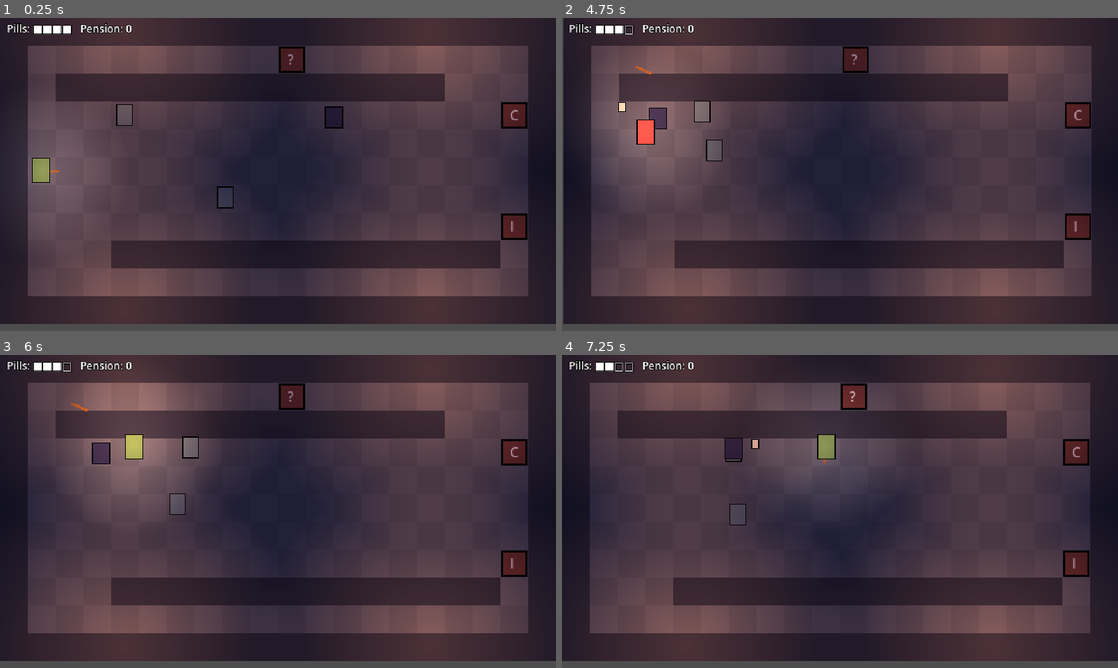
Above: before the commit, frames 1-4 (two rows, left to right).
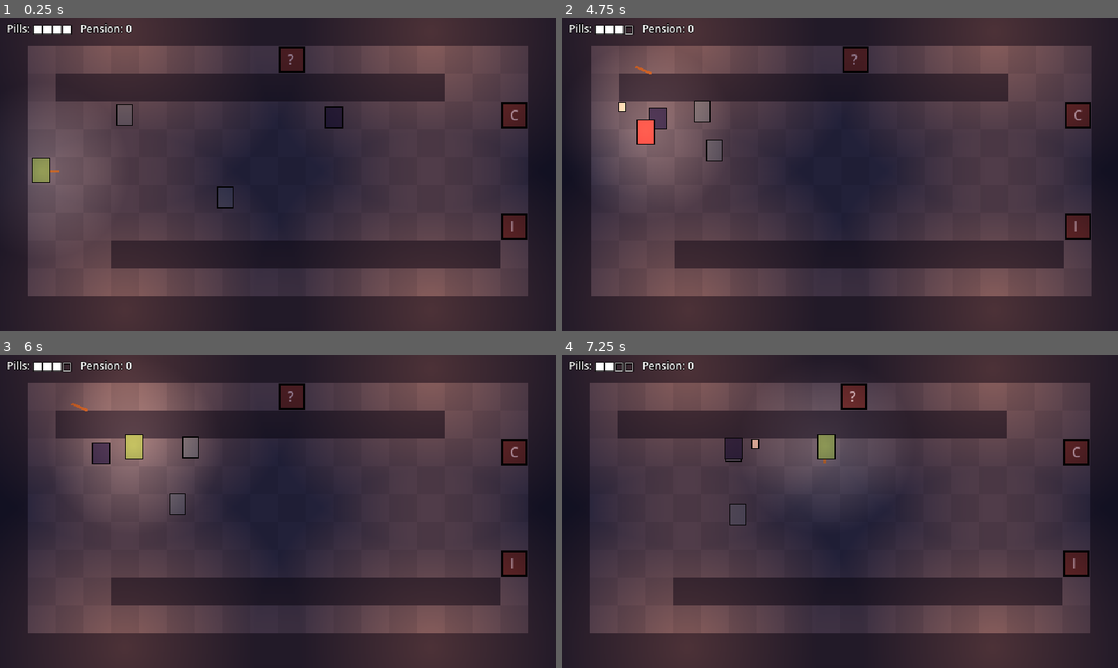
Above: after the commit, the same moments.

Repository: B1nKaTa/game
Game: Godot game, scene res://scenes/floor.tscn
Same seed, same stepped clock (60 frames per second), same inputs: the game is played once before the commit and once after it. This scene is started directly instead of the project's main scene.
Inputs (mouse positions are in pixels of both pictures, inside the frame that each line leads up to):
- Up to frame 1 (0.25 s): no input
- Up to frame 2 (4.75 s): tap Enter (ui_accept) at 0.5, 0.77, 1.52, 3.02, 3.77, 4.52 s; move the mouse to (812, 237) at 0.52 s; press the mouse at (812, 237) at 0.53 s; hold W (move_up) 0.53-2.03 s; move the mouse to (1006, 221) at 1.27 s; release the mouse at (1006, 221) at 1.28 s; tap Space (dodge) at 1.35 s; move the mouse to (673, 127) at 2.02 s; hold E (interact) 2.03-2.78 s; hold A (move_left) 2.03-3.53 s; move the mouse to (867, 174) at 2.77 s; right-click (867, 174) at 2.85 s; click (867, 174) at 2.92 s; move the mouse to (756, 96) at 3.52 s; hold S (move_down) 3.53-4.28 s; tap 1 at 3.6 s; move the mouse to (962, 158) at 4.27 s; hold D (move_right) from 4.28 s (still down); tap 2 at 4.35 s
- Up to frame 3 (6 s): move the mouse to (166, 527) at 5.02 s; release D (move_right) at 5.03 s; hold W (move_up) 5.03-5.78 s; tap 3 at 5.1 s; click (166, 527) at 5.17 s; move the mouse to (333, 442) at 5.77 s; hold D (move_right) from 5.78 s (still down); tap 4 at 5.85 s
- Up to frame 4 (7.25 s): keep holding D (move_right); tap Enter (ui_accept) at 6.02, 6.77 s; move the mouse to (812, 574) at 6.52 s; tap 5 at 6.6 s

The runs differ from the first frame. In frame 1, 2.2% of the frame differs, in the area x 0-100%, y 97-100%; in frame 2, 2.5%, in the area x 0-100%, y 0-100%; in frame 3, 2.2%; in frame 4, 2.2%.

Commit message:
Draw wall color past the view so screen shake never shows the clear color
Co-Authored-By: Claude Opus 5.5 <noreply@anthropic.com>

Diff:
--- a/project.godot
+++ b/project.godot
@@ -24,3 +24,4 @@
 
 renderer/rendering_method="gl_compatibility"
 textures/canvas_textures/default_texture_filter=0
+environment/defaults/default_clear_color=Color(0.04, 0.03, 0.05, 1)
--- a/scripts/world/room_backdrop.gd
+++ b/scripts/world/room_backdrop.gd
@@ -6,7 +6,17 @@
 const FLOOR_B := Color("625e6f")
 const WALL := Color("3a3547")
 
+const VIEW_SIZE := Vector2(640, 360)
+const OVERDRAW_MARGIN := 16.0
+
 var _rows: PackedStringArray = []
+
+
+# Wall-colored ground that reaches past the view by more than the biggest screen
+# shake, so shaking never shows the clear color.
+static func overdraw_rect() -> Rect2:
+	var margin := Vector2(OVERDRAW_MARGIN, OVERDRAW_MARGIN)
+	return Rect2(-margin, VIEW_SIZE + margin * 2.0)
 
 
 static func cell_center(cell: Vector2i) -> Vector2:
@@ -40,6 +50,7 @@
 
 
 func _draw() -> void:
+	draw_rect(overdraw_rect(), WALL)
 	for y in _rows.size():
 		for x in _rows[y].length():
 			var color := WALL if _rows[y][x] == "#" else (FLOOR_A if (x + y) % 2 == 0 else FLOOR_B)
--- /dev/null
+++ b/tests/test_room_backdrop.gd
@@ -0,0 +1,10 @@
+extends TestCase
+
+
+func test_overdraw_covers_the_view_plus_the_biggest_shake_on_every_side() -> void:
+	var rect := RoomBackdrop.overdraw_rect()
+	var reach := ScreenShake.BOSS_DEATH
+	assert_true(rect.position.x < -reach, "left")
+	assert_true(rect.position.y < -reach, "top")
+	assert_true(rect.end.x > RoomBackdrop.VIEW_SIZE.x + reach, "right")
+	assert_true(rect.end.y > RoomBackdrop.VIEW_SIZE.y + reach, "bottom")
Not shown, added: tests/test_room_backdrop.gd.uid
